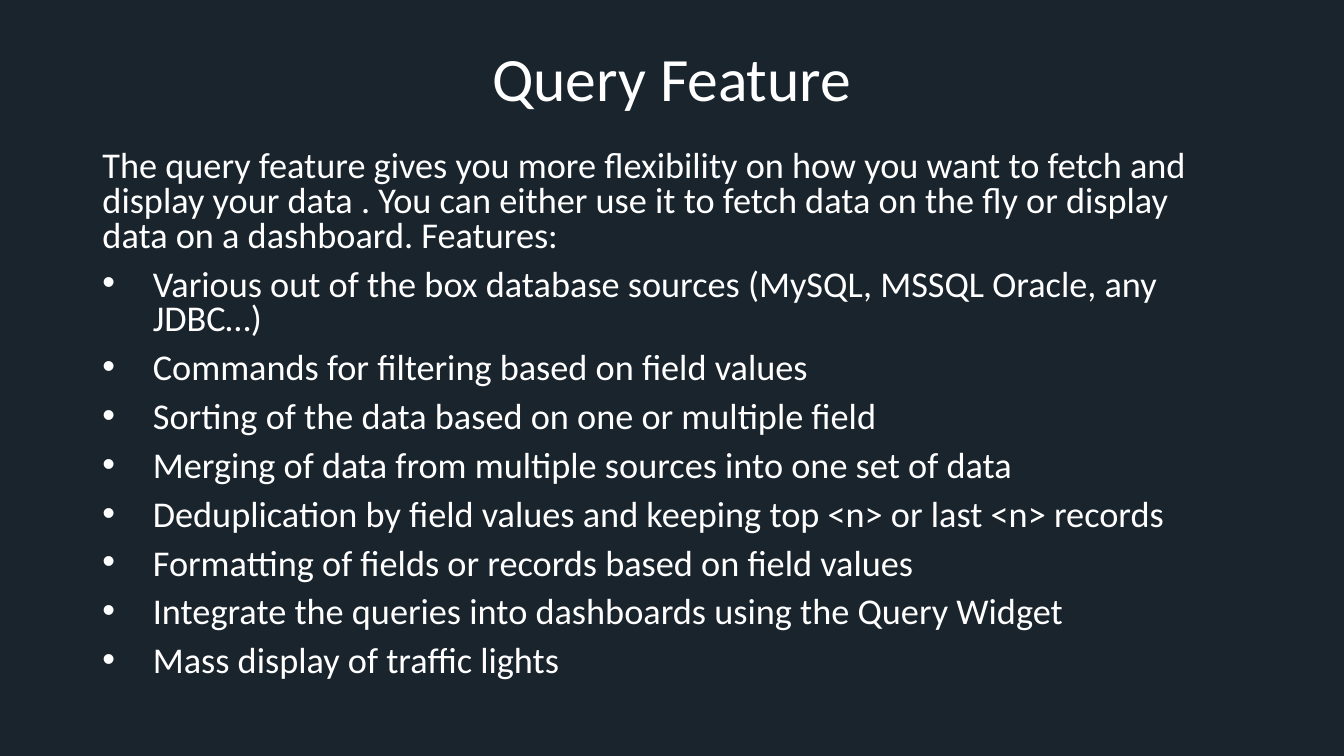
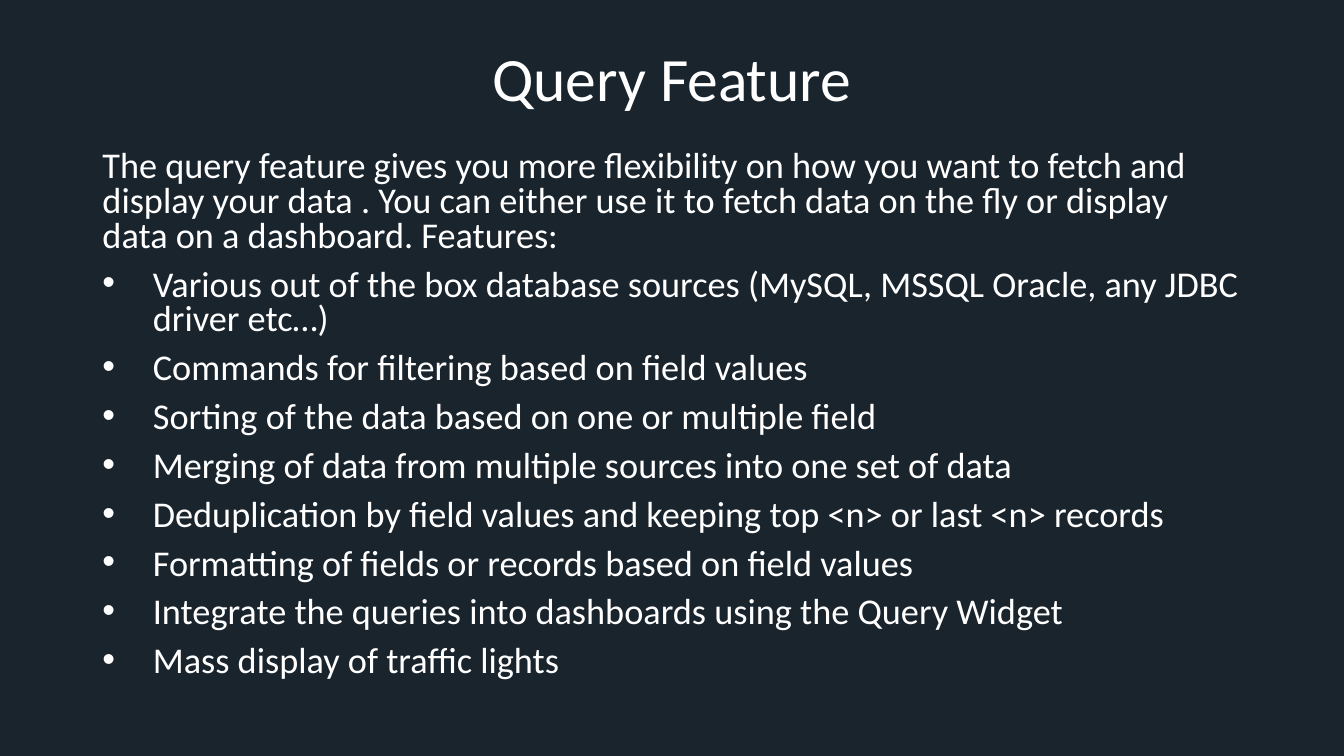
Before and after one commit to xresch/CoreFramework, a slide deck: slide 15 of docs/CFW_Features.pptx (slide 12 before the commit). Drawn at 1344x756 pixels with LibreOffice and Linux fonts; fonts in the diff are those of the drawing. Boxes give left, top, right and bottom in pixels: in the first picture for what was removed or moved away, otherwise in the second. Text is boxed around its words. In the diff, an @@ line names an element or a change of style, - is before the commit and + after.

```diff
--- a/docs/CFW_Features.pptx
+++ b/docs/CFW_Features.pptx
@@ text at (153,270,1238,336): text changed @@
-• Various out of the box database sources (MySQL, MSSQL Oracle, any JDBC…)
+• Various out of the box database sources (MySQL, MSSQL Oracle, any JDBC driver etc…)
```
Also in this commit, not shown: 8 other slides changed, 13 slides added, 2 other files.
